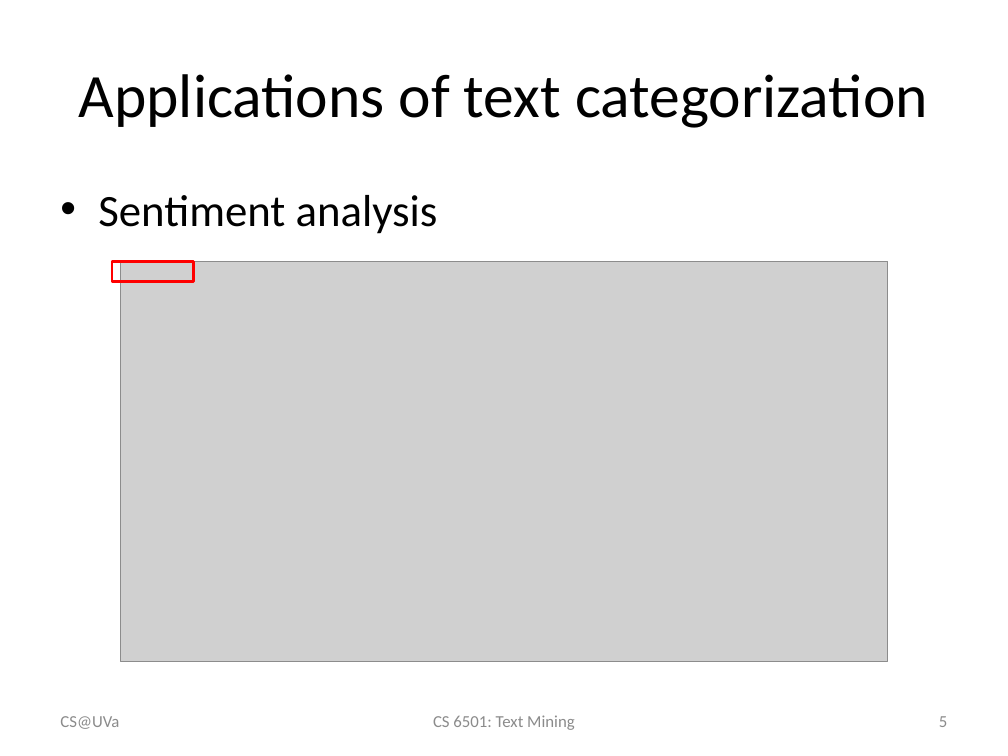
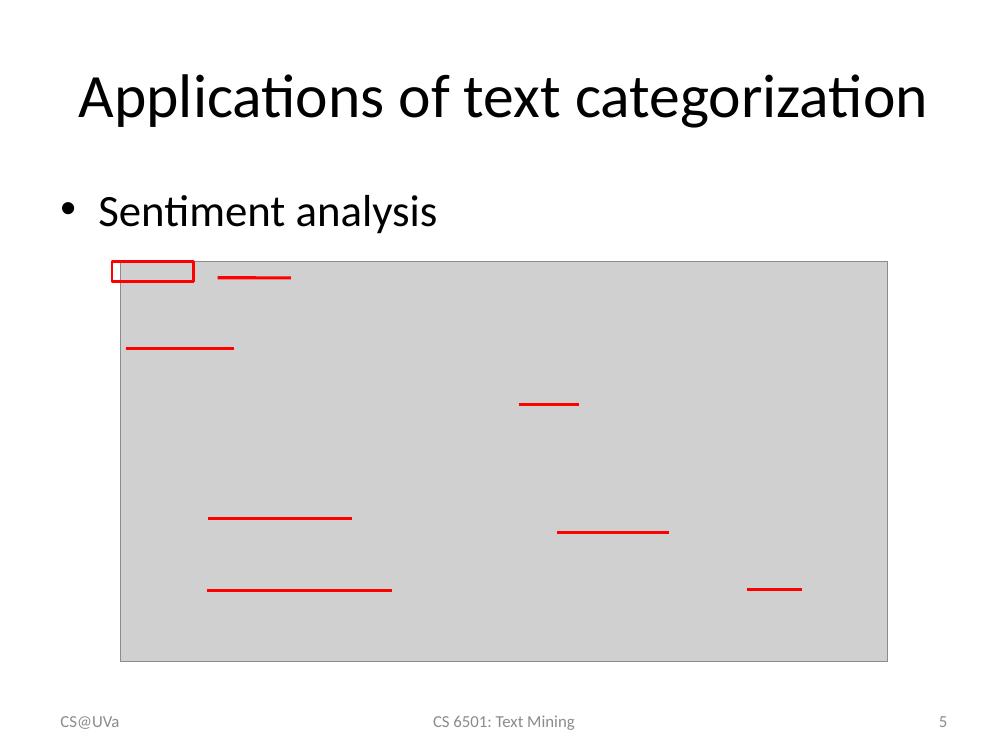
Before and after one commit to wang296/CS6501-Text-Mining, a slide deck: slide 5 of docs/TextCategorization.pptx. Drawn at 1008x756 pixels with LibreOffice and Linux fonts; fonts in the diff are those of the drawing; grey boxes stand for pictures. Boxes give left, top, right and bottom in pixels: in the first picture for what was removed or moved away, otherwise in the second. Text is boxed around its words. In the diff, an @@ line names an element or a change of style, - is before the commit and + after.

```diff
--- a/docs/TextCategorization.pptx
+++ b/docs/TextCategorization.pptx
@@ line added from (218, 278) to (291, 278), #FF0000 2.25 pt @@
@@ line added from (126, 348) to (234, 348), #FF0000 2.25 pt @@
@@ line added from (519, 405) to (579, 405), #FF0000 2.25 pt @@
@@ line added from (208, 519) to (352, 519), #FF0000 2.25 pt @@
@@ line added from (557, 533) to (669, 533), #FF0000 2.25 pt @@
@@ line added from (207, 591) to (392, 591), #FF0000 2.25 pt @@
@@ line added from (747, 590) to (801, 590), #FF0000 2.25 pt @@
```
Also in this commit, not shown: 7 other slides changed, 5 other files.
